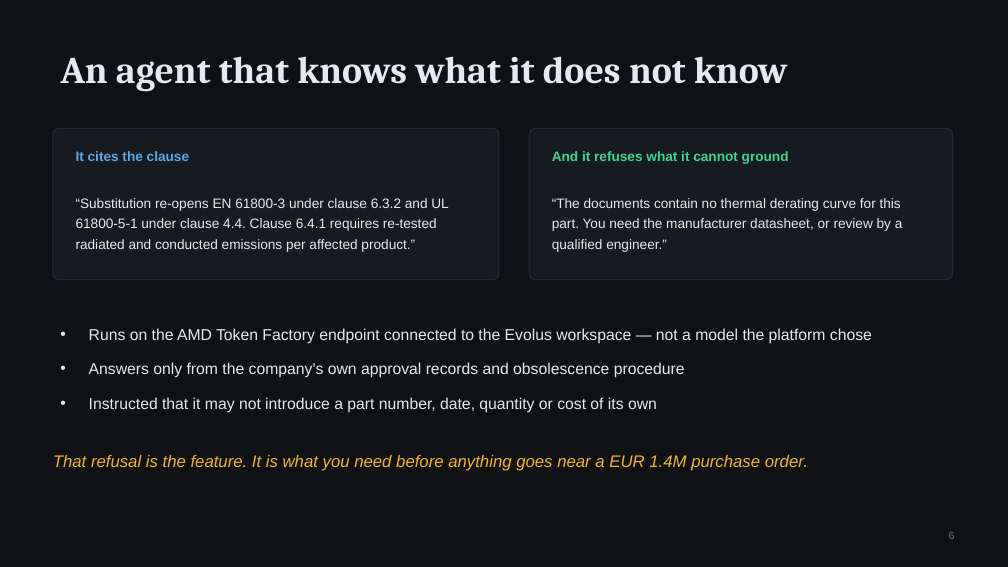
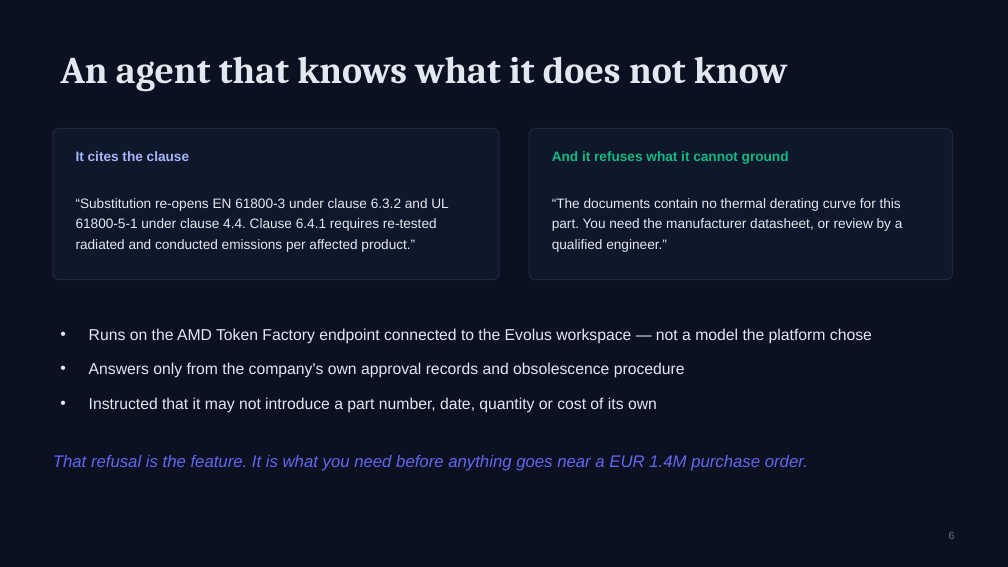
Before and after one commit to bukhari-hamzamukhtar/lychee, a slide deck: slide 6 of submission/LastBuy.pptx. Drawn at 1008x567 pixels with LibreOffice and Linux fonts; fonts in the diff are those of the drawing. Boxes give left, top, right and bottom in pixels: in the first picture for what was removed or moved away, otherwise in the second. Text is boxed around its words. In the diff, an @@ line names an element or a change of style, - is before the commit and + after.

```diff
--- a/submission/LastBuy.pptx
+++ b/submission/LastBuy.pptx
@@ background #0F1115 to #0B1120 @@
@@ rounded rectangle at box(53, 129, 499, 280): fill #161A21 to #0F172A; outline #242A35 1 pt to #1E293B 1 pt @@
@@ text "It cites the clause" at box(76, 151, 189, 161): text colour #5AA9E6 to #A5B4FC @@
@@ rounded rectangle at box(529, 129, 953, 280): fill #161A21 to #0F172A; outline #242A35 1 pt to #1E293B 1 pt @@
@@ text "And it refuses what it ..." at box(552, 151, 789, 164): text colour #3DD68C to #10B981 @@
@@ text "That refusal is the feature. ..." at box(53, 455, 808, 471): text colour #F0B429 to #6366F1 @@
```
Also in this commit, not shown: 8 other slides changed, 1 slide added, 6 other files.
